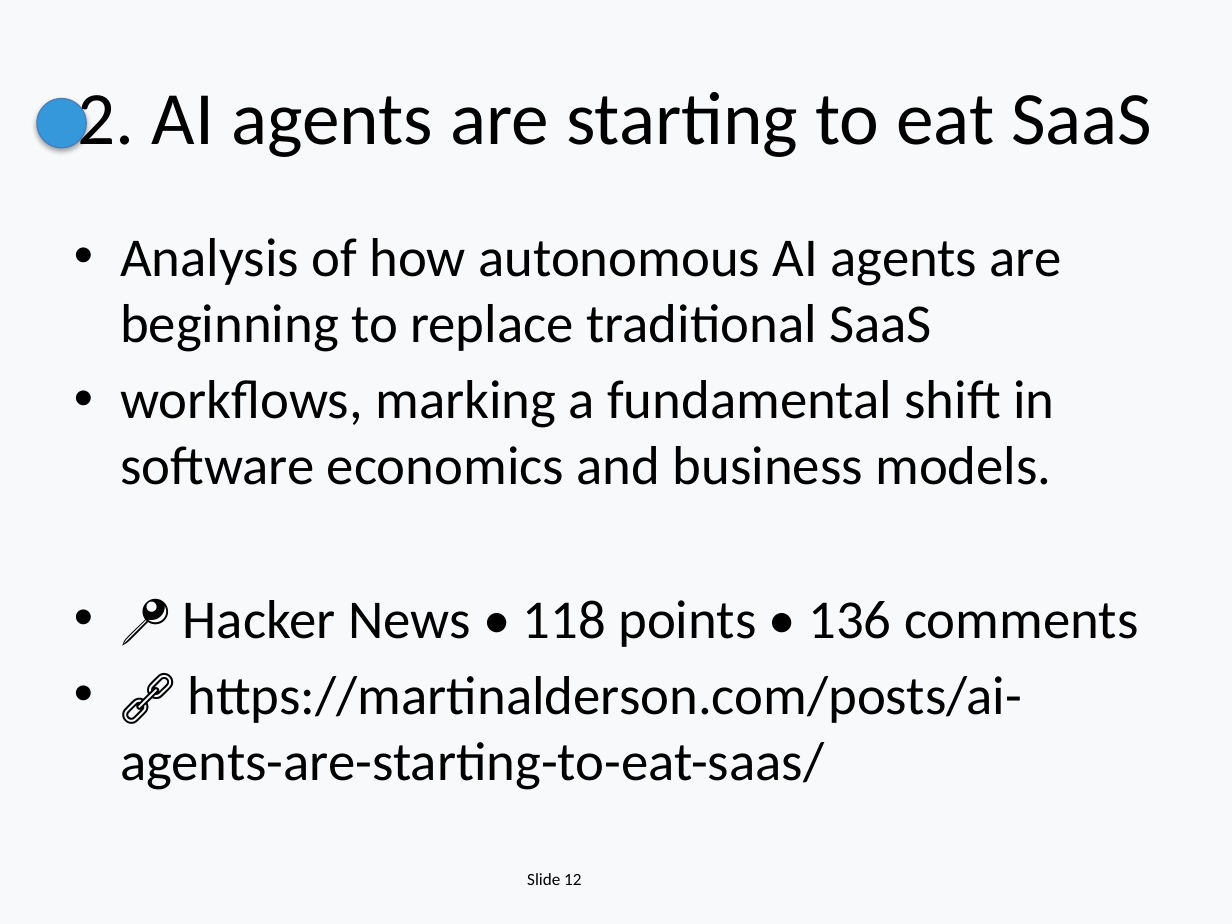
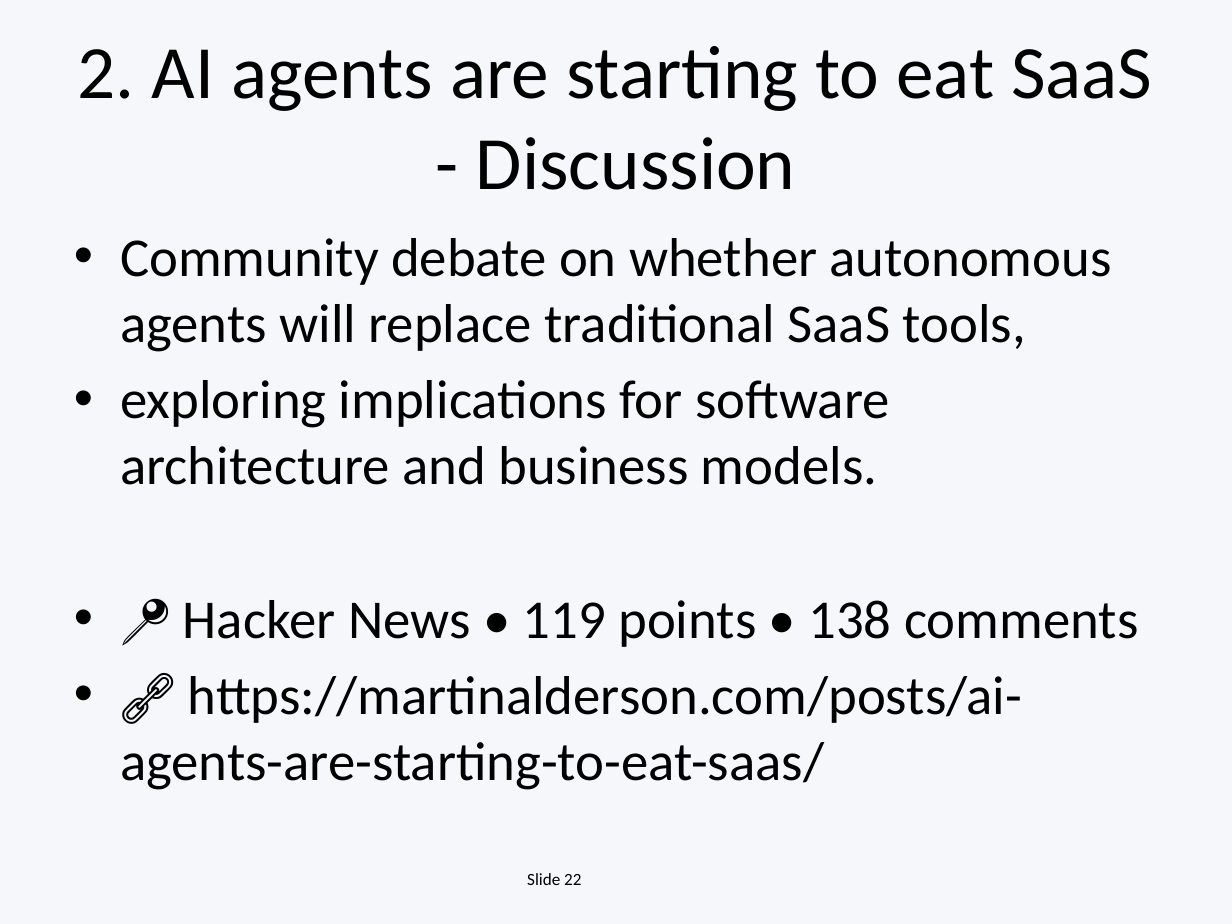
Before and after one commit to EiriniOr/ai-weekly-digest, a slide deck: slide 22 of AI_Weekly_2025-12-15.pptx (slide 12 before the commit). Drawn at 1232x924 pixels with LibreOffice and Linux fonts; fonts in the diff are those of the drawing. Boxes give left, top, right and bottom in pixels: in the first picture for what was removed or moved away, otherwise in the second. Text is boxed around its words. In the diff, an @@ line names an element or a change of style, - is before the commit and + after.

```diff
--- a/AI_Weekly_2025-12-15.pptx
+++ b/AI_Weekly_2025-12-15.pptx
@@ background #F8F9FA to #F5F7FA @@
@@ title at (78,46,1152,190): text changed @@
-2. AI agents are starting to eat SaaS
+2. AI agents are starting to eat SaaS - Discussion
@@ ellipse removed at (37,99,86,148) @@
@@ text at (120,238,1138,647): text changed @@
-• Analysis of how autonomous AI agents are beginning to replace traditional SaaS
-• workflows, marking a fundamental shift in software economics and business models.
-• 📍 Hacker News • 118 points • 136 comments
+• Community debate on whether autonomous agents will replace traditional SaaS tools,
+• exploring implications for software architecture and business models.
+• 📍 Hacker News • 119 points • 138 comments
@@ text at (527,873,581,885): text changed @@
-Slide 12
+Slide 22
```
Also in this commit, not shown: 17 other slides changed, 7 slides added, 9 slides removed, 1 other file.
